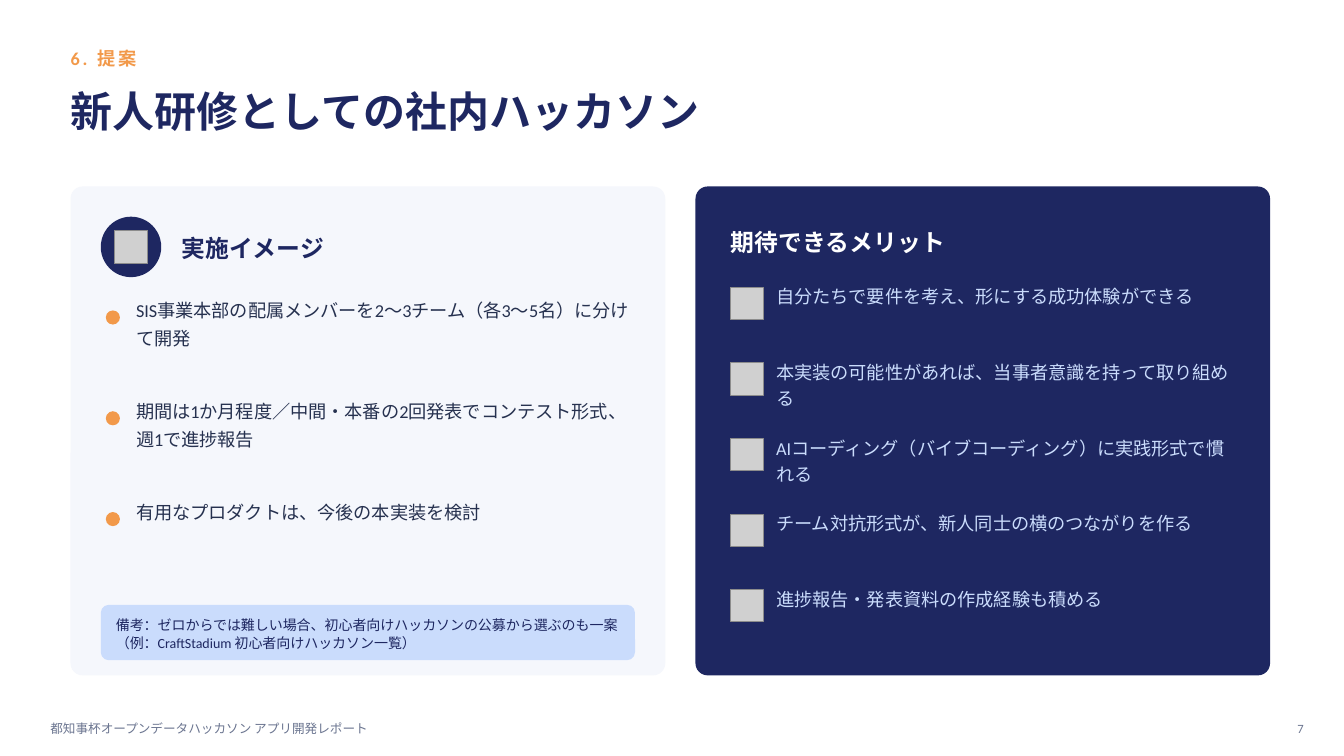
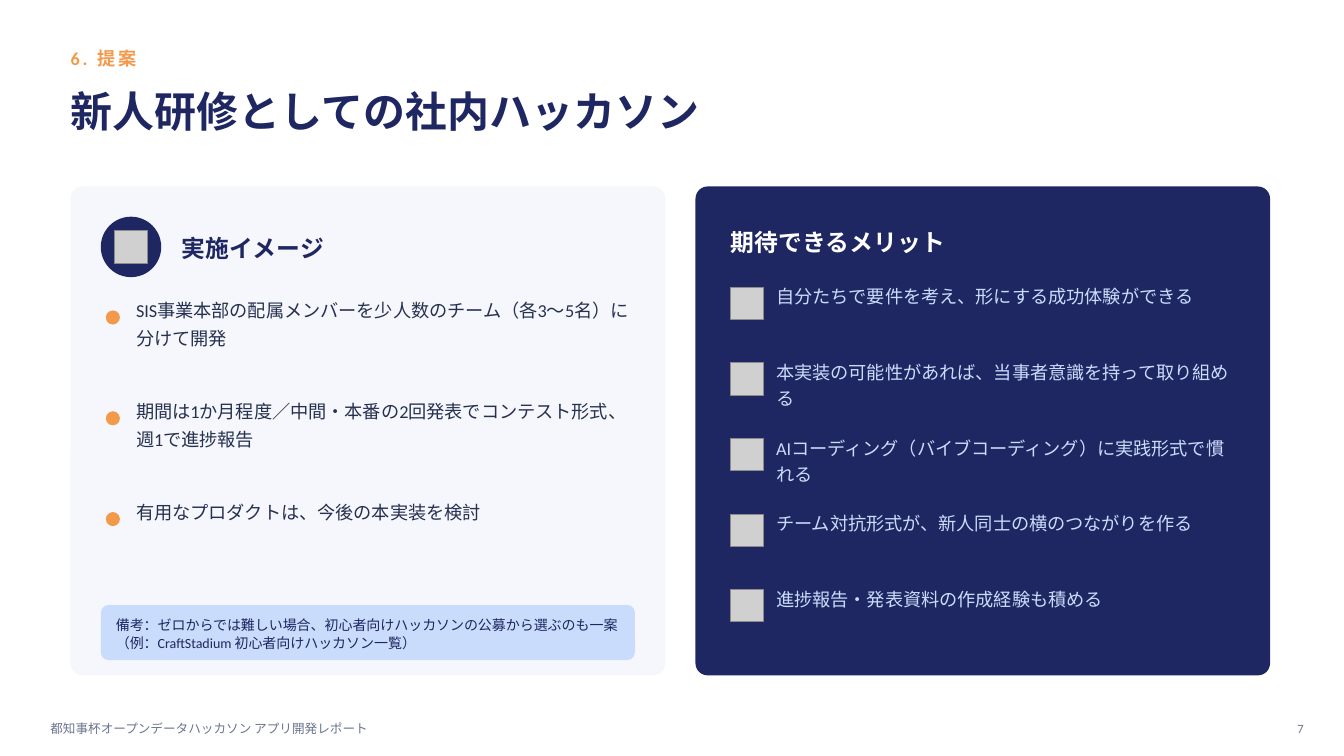
Before and after one commit to TatsuyaSoma/OpenDataHackathon2026_ASH, a slide deck: slide 7 of docs/presentations/9-11_部会発表_ひといきアプリ開発レポート.pptx. Drawn at 1344x756 pixels with LibreOffice and Linux fonts; fonts in the diff are those of the drawing; grey boxes stand for pictures. Boxes give left, top, right and bottom in pixels: in the first picture for what was removed or moved away, otherwise in the second. Text is boxed around its words. In the diff, an @@ line names an element or a change of style, - is before the commit and + after.

```diff
--- a/docs/presentations/9-11_部会発表_ひといきアプリ開発レポート.pptx
+++ b/docs/presentations/9-11_部会発表_ひといきアプリ開発レポート.pptx
@@ text at bbox=[136, 303, 629, 347]: text changed @@
-SIS事業本部の配属メンバーを2〜3チーム（各3〜5名）に分けて開発
+SIS事業本部の配属メンバーを少人数のチーム（各3〜5名）に分けて開発
```
Also in this commit, not shown: 6 other slides changed, 1 slide added.
